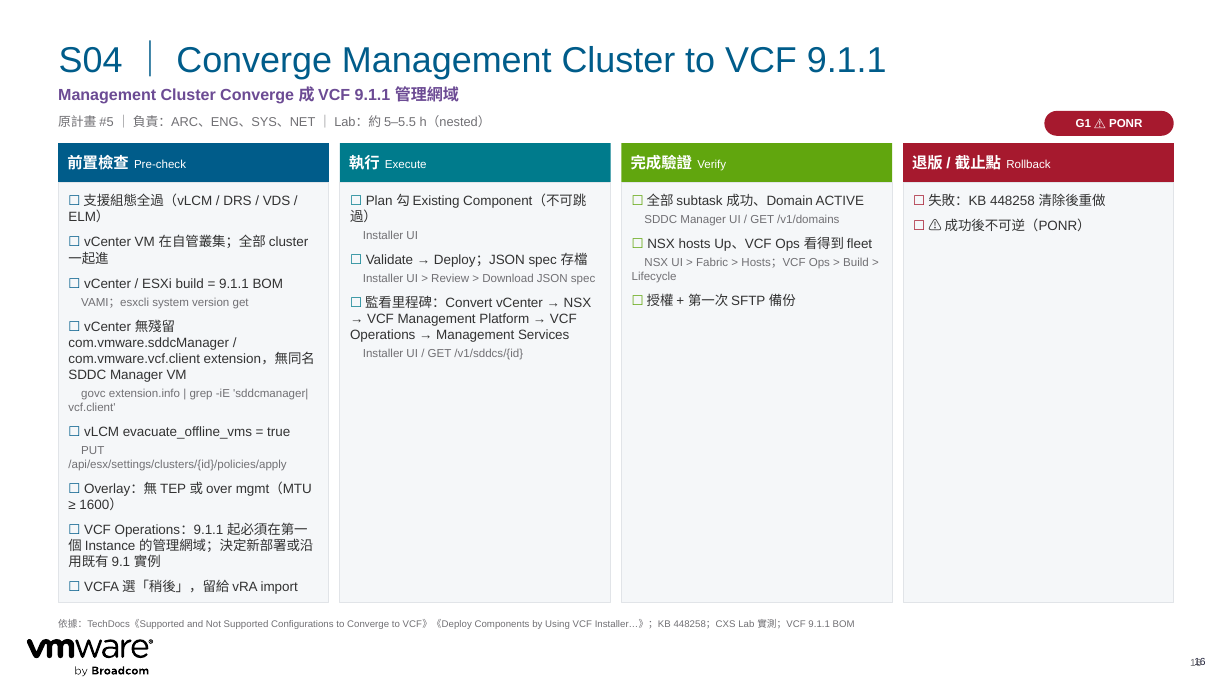
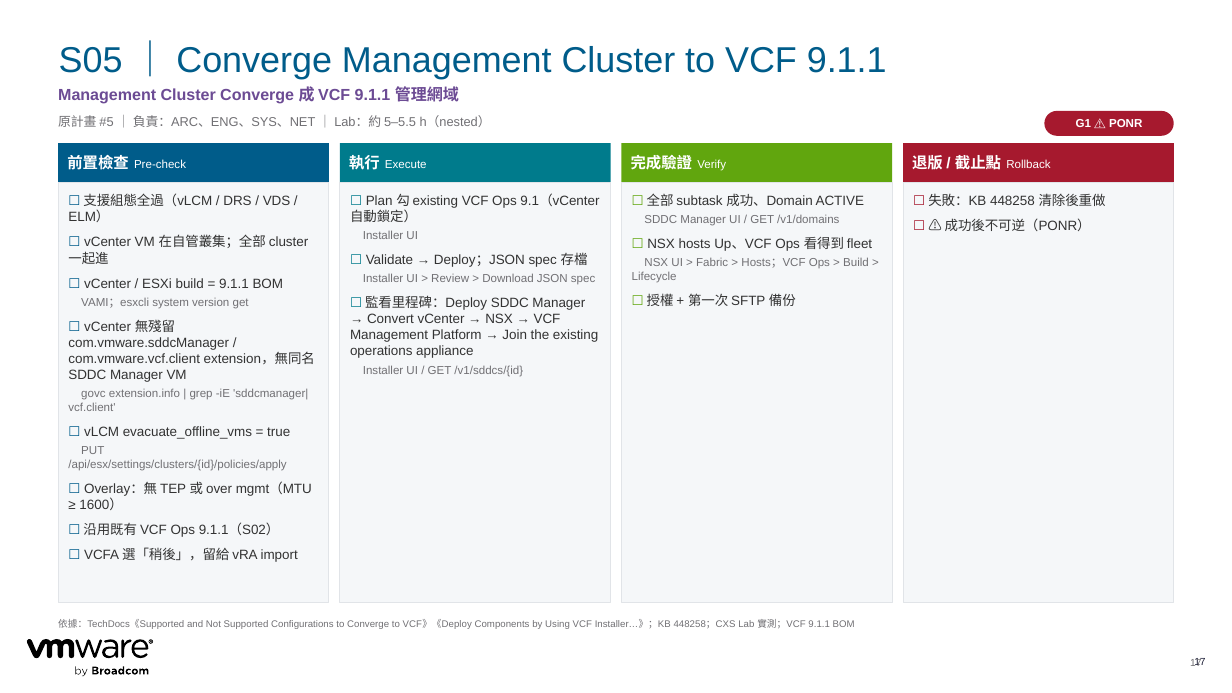
Before and after one commit to kostenyang/cc-vcf911-plan, a slide deck: slide 17 of out/CTBC_VCF911_Converge_Import_Plan.pptx (slide 16 before the commit). Drawn at 1232x693 pixels with LibreOffice and Linux fonts; fonts in the diff are those of the drawing. Boxes give left, top, right and bottom in pixels: in the first picture for what was removed or moved away, otherwise in the second. Text is boxed around its words. In the diff, an @@ line names an element or a change of style, - is before the commit and + after.

```diff
--- a/out/CTBC_VCF911_Converge_Import_Plan.pptx
+++ b/out/CTBC_VCF911_Converge_Import_Plan.pptx
@@ title at (59, 46, 887, 79): text changed @@
-S04 ｜ Converge Management Cluster to VCF 9.1.1
+S05 ｜ Converge Management Cluster to VCF 9.1.1
@@ text at (350, 194, 599, 222): text changed @@
-☐ Plan 勾 Existing Component（不可跳過）
+☐ Plan 勾 existing VCF Ops 9.1（vCenter 自動鎖定）
@@ text at (350, 295, 598, 358): text changed @@
-☐ 監看里程碑：Convert vCenter → NSX → VCF Management Platform → VCF Operations → Management Services
+☐ 監看里程碑：Deploy SDDC Manager → Convert vCenter → NSX → VCF Management Platform → Join the existing operations appliance
@@ text at (83, 523, 280, 537): text changed @@
-☐ VCF Operations：9.1.1 起必須在第一個 Instance 的管理網域；決定新部署或沿用既有 9.1 實例
+☐ 沿用既有 VCF Ops 9.1.1（S02）
@@ page number at (1190, 658, 1201, 666): text changed @@
-16
+17
@@ page number at (1194, 658, 1205, 666): text changed @@
-16
+17
```
Also in this commit, not shown: 21 other slides changed, 5 other files.
